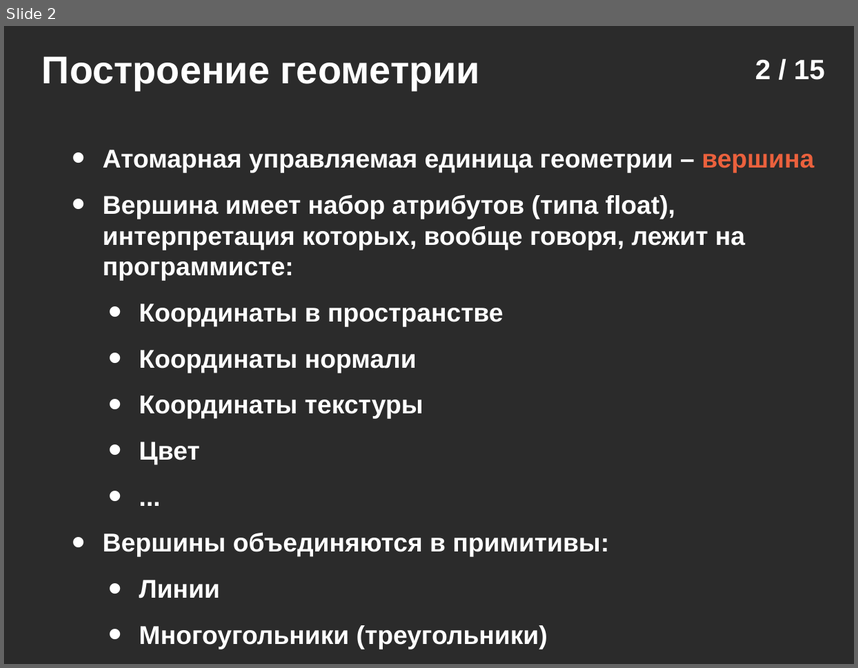
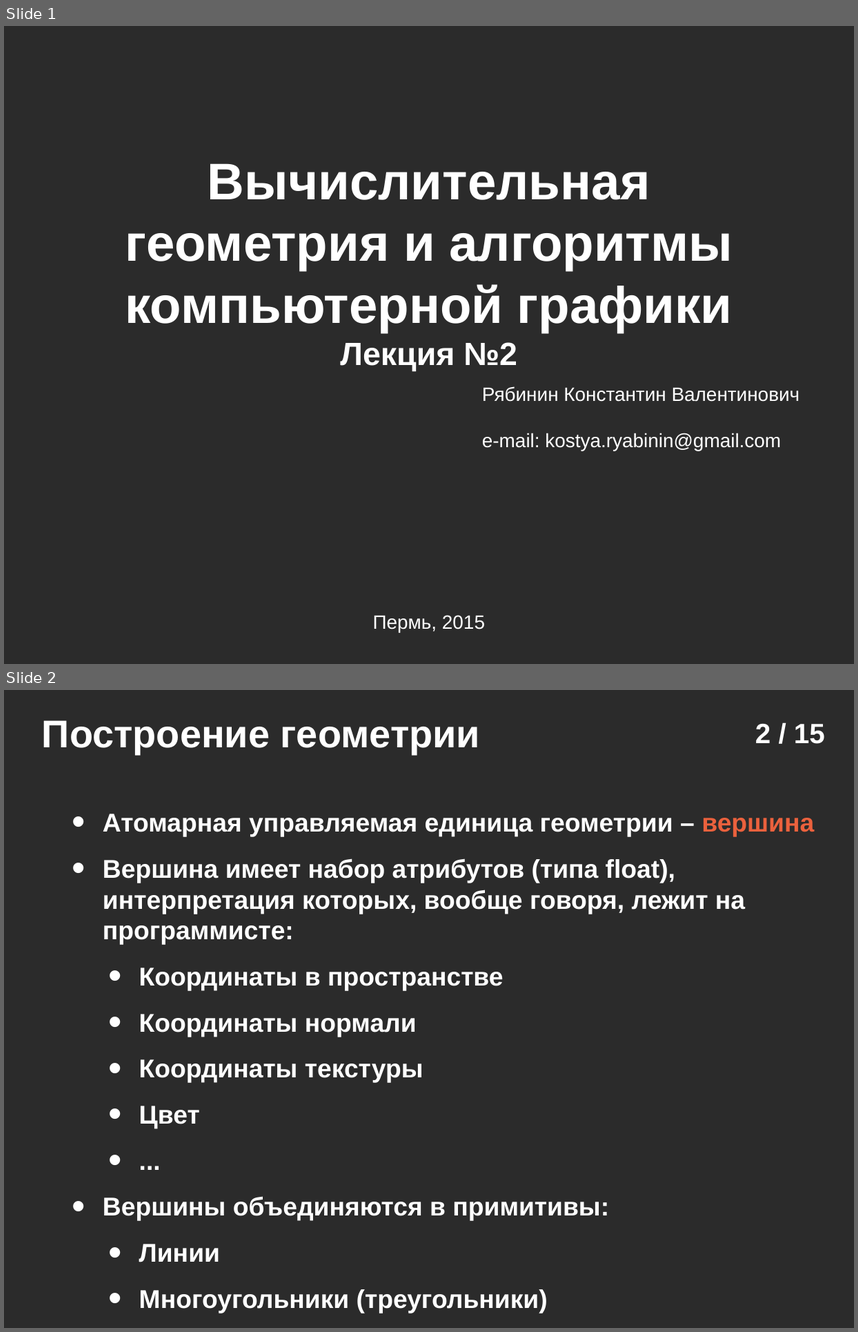
Before and after one commit to icosaeder/cg-lect, a slide deck: Лекции/Лекция 2/Лекция №2.odp. Shown one above the other, each under a label of ours: slide 2 before the commit, slides 1 and 2 after it. The pictures are 858x668 and 858x1332 pixels, drawn with LibreOffice and Linux fonts; fonts in the diff are those of the drawing; background and template pictures are left out; a plain dark background stands for a picture behind light text. Boxes give left, top, right and bottom in pixels: in the first picture for what was removed or moved away, otherwise in the second. Text is boxed around its words. In the diff, an @@ line names an element or a change of style, - is before the commit and + after.

```diff
--- a/Лекции/Лекция 2/Лекция №2.odp
+++ b/Лекции/Лекция 2/Лекция №2.odp
@@ slide 1 added at bbox=[4, 26, 854, 664], background picture (left out) @@
@@ text added at bbox=[125, 163, 733, 372], 48 pt, text #FFFFFF, bold @@
+Вычислительная геометрия и алгоритмы компьютерной графики
+Лекция №2
@@ text added at bbox=[482, 386, 800, 451], 18 pt, text #FFFFFF @@
+Рябинин Константин Валентинович
+e-mail: kostya.ryabinin@gmail.com
@@ text added at bbox=[373, 615, 485, 633], 18 pt, text #FFFFFF @@
+Пермь, 2015
```
Also in this commit, not shown: 1 slide changed, 1 slide removed, 2 other files.
